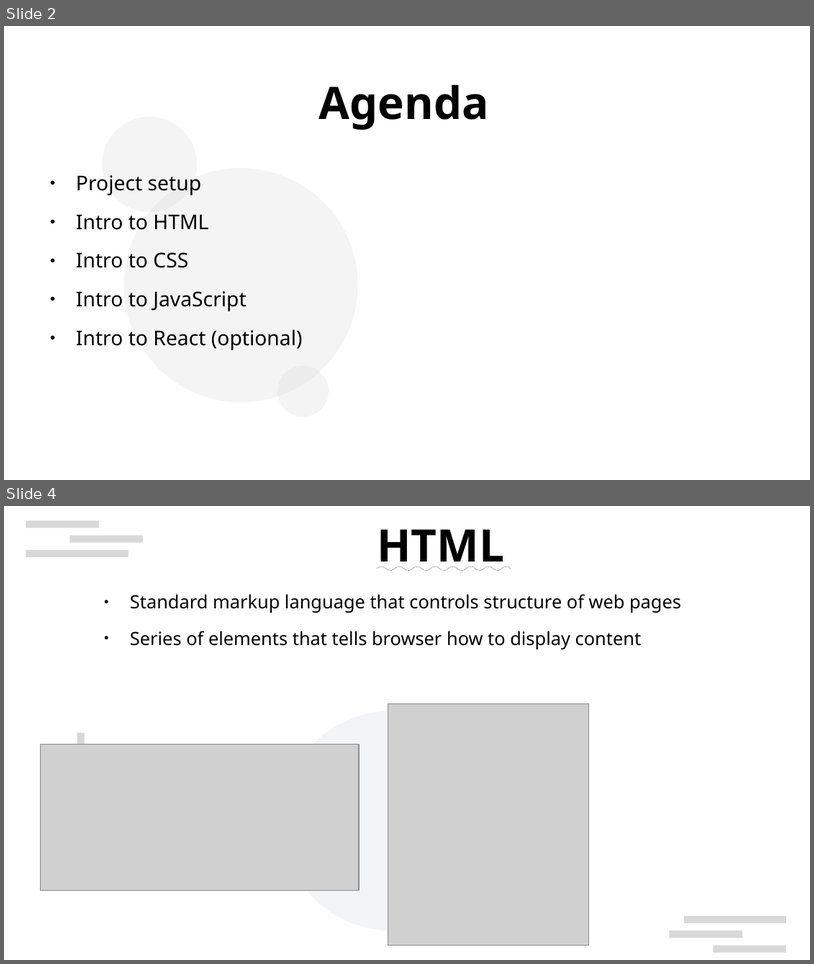
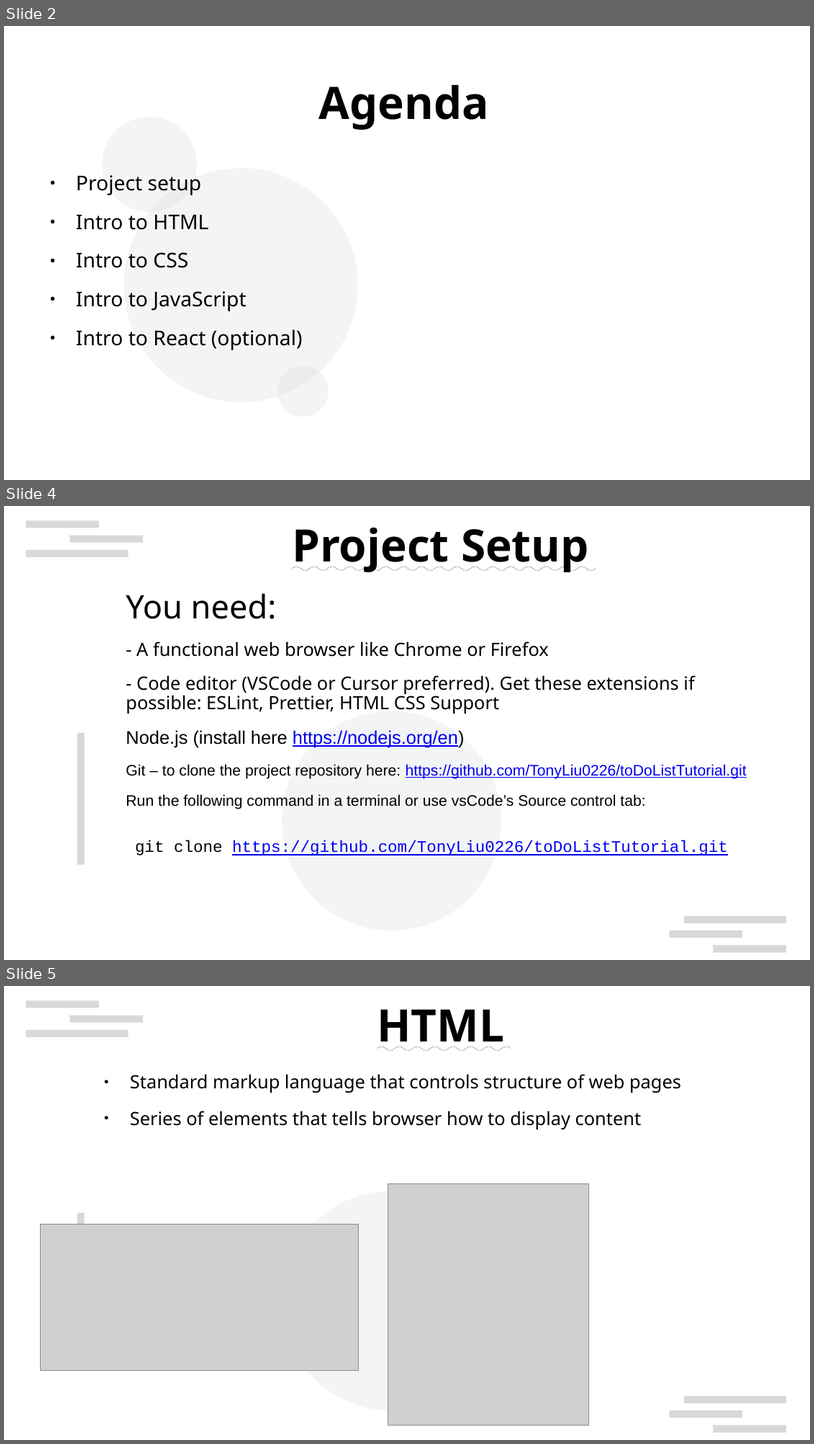
Before and after one commit to TonyLiu0226/toDoListTutorial, a slide deck: frontend_presentation.pptx. Shown one above the other, each under a label of ours: slides 2 and 4 before the commit, slides 2, 4 and 5 after it; the slides between them are not shown. The pictures are 814x964 and 814x1444 pixels, drawn with LibreOffice and Linux fonts; fonts in the diff are those of the drawing; grey boxes stand for pictures; background and template pictures are left out. Boxes give left, top, right and bottom in pixels: in the first picture for what was removed or moved away, otherwise in the second. Text is boxed around its words. In the diff, an @@ line names an element or a change of style, - is before the commit and + after.

```diff
--- a/frontend_presentation.pptx
+++ b/frontend_presentation.pptx
@@ slide 4 added at (4,506,810,960), background #FFFFFF; not listed: 8 template elements that a slide beside it also shows @@
@@ title added at (292,528,589,572), 44 pt, text #000000, bold, underline @@
+Project Setup
@@ text added at (126,593,747,855), 18 pt, text #000000 @@
+You need:
+- A functional web browser like Chrome or Firefox
+- Code editor (VSCode or Cursor preferred). Get these extensions if possible: ESLint, Prettier, HTML CSS Support
+Node.js (install here https://nodejs.org/en)
+Git – to clone the project repository here: https://github.com/TonyLiu0226/toDoListTutorial.git
+Run the following command in a terminal or use vsCode’s Source control tab:
+git clone https://github.com/TonyLiu0226/toDoListTutorial.git
@@ what was slide 4 is now slide 5 @@
```
Also in this commit, not shown: 11 slides changed, 11 other files.
